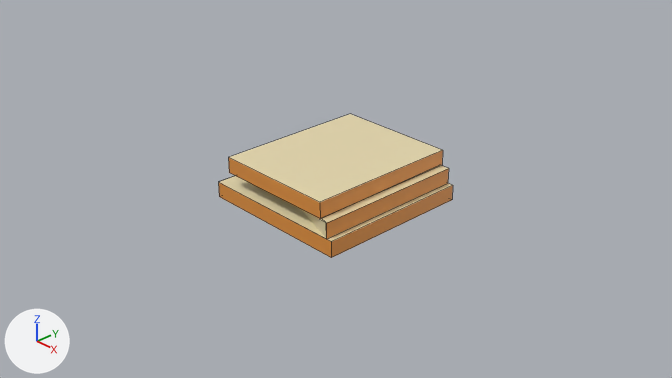
The Blender file three/static/blender/normal_disappear.blend, before and after one commit.
Rendered twice from the file's camera 'Camera'. The axes (+X, +Y, +Z) are drawn at lower left. The lights are the same throughout. Mesh edges are drawn as thin lines.
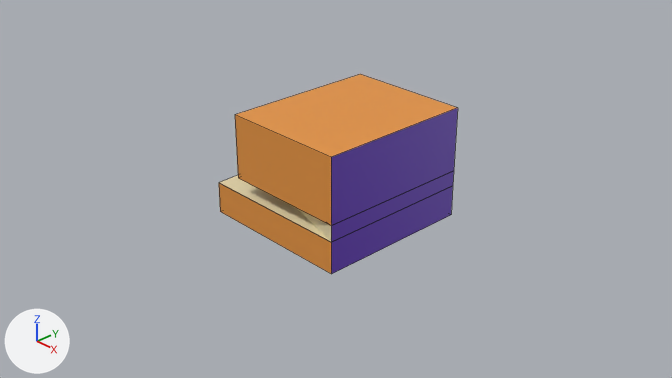
What changed in the scene script:
```text
Change mat_material_005:
    mat_material_005.base_color: (0.799, 0.301, 0.0497) -> (0.109, 0.0232, 0.479)  # orange #e7953f -> purple #5d2ab8
Change mat_material_004:
    mat_material_004.base_color: (0.799, 0.301, 0.0497) -> (0.109, 0.0232, 0.479)  # orange #e7953f -> purple #5d2ab8
Change mat_material_006:
    mat_material_006.base_color: (0.799, 0.301, 0.0497) -> (0.109, 0.0232, 0.479)  # orange #e7953f -> purple #5d2ab8
Add mat_material:
    mat_material = principled_material('Material')
    mat_material.base_color = (0.799, 0.301, 0.0497)  # orange #e7953f
Change me_cube:
    where me_cube.from_pydata(...)  # 8 vertices, 6 faces; spans x -1.0..1.0, y -1.0..1.0, z -1.0..1.0
    used by ob_cube; location = (-0.009, 0.029, 0.29); scale = (0.8, 1.0, 0.1)
    me_cube part 1: all 4 faces that had it switch from mat_material_007 (beige #e7d9ae) to mat_material (orange #e7953f)
Change me_cube_002:
    where me_cube_002.from_pydata(...)  # 8 vertices, 6 faces; spans x -1.0..1.0, y -1.0..1.0, z -1.0..1.0
    used by ob_cube_001; location = (0.0, 0.0, -0.095); scale = (1.0, 1.0, 0.1)
    me_cube_002 part 2: all 1 face that had it switch from mat_material_011 (beige #e7d9ae) to mat_material_002 (orange #e7953f)
Change ob_cube:
    ob_cube.location: (-0.009, 0.029, 0.29) -> (0.2, 0.0, 0.6)
    ob_cube.scale: (0.8, 1.0, 0.1) -> (0.8, 1.0, 0.4)
Change ob_plane:
    ob_plane.location: (0.919, 0.0, 0.1) -> (1.0, 0.0, 0.1)
Change ob_plane_001:
    ob_plane_001.location: (0.0, -1.0, 0.107) -> (0.0, -1.0, 0.1)
Change ob_cube_001:
    ob_cube_001.location: (0.0, 0.0, -0.095) -> (0.0, 0.0, -0.2)
    ob_cube_001.scale: (1.0, 1.0, 0.1) -> (1.0, 1.0, 0.2)
Remove ob_plane_002:
    ob_plane_002 = bpy.data.objects.new('Plane.002', me_plane_003)
    ob_plane_002.location = (0.855, -0.006, 0.204)
    ob_plane_002.rotation_euler = (0.0, 3.142, 0.0)  # degrees (0, 180, 0)
    ob_plane_002.scale = (0.07, 1.0, 1.0)
```

Pixel boxes [x1, y1, x2, y2] of what changed, in the pictures (672 x 378 px):
'Cube', recoloured, moved, rescaled (44% taller)
    before: [228, 114, 443, 219]
    after: [235, 74, 458, 226]
'Cube.001', recoloured, moved, rescaled (19% taller)
    before: [219, 182, 453, 258]
    after: [219, 183, 453, 274]
'Plane', recoloured, moved
    before: [326, 168, 449, 239]
    after: [331, 171, 454, 242]
'Plane.001', moved
    before: [220, 176, 326, 238]
    after: [219, 175, 331, 242]
'Plane.002', deleted (beige)
    before: [320, 165, 448, 223]
part 1 of me_cube, recoloured
    before: [229, 114, 442, 202]
    after: [235, 74, 457, 157]
part 2 of me_cube_002, recoloured (beige)
    before: [219, 182, 452, 242]
